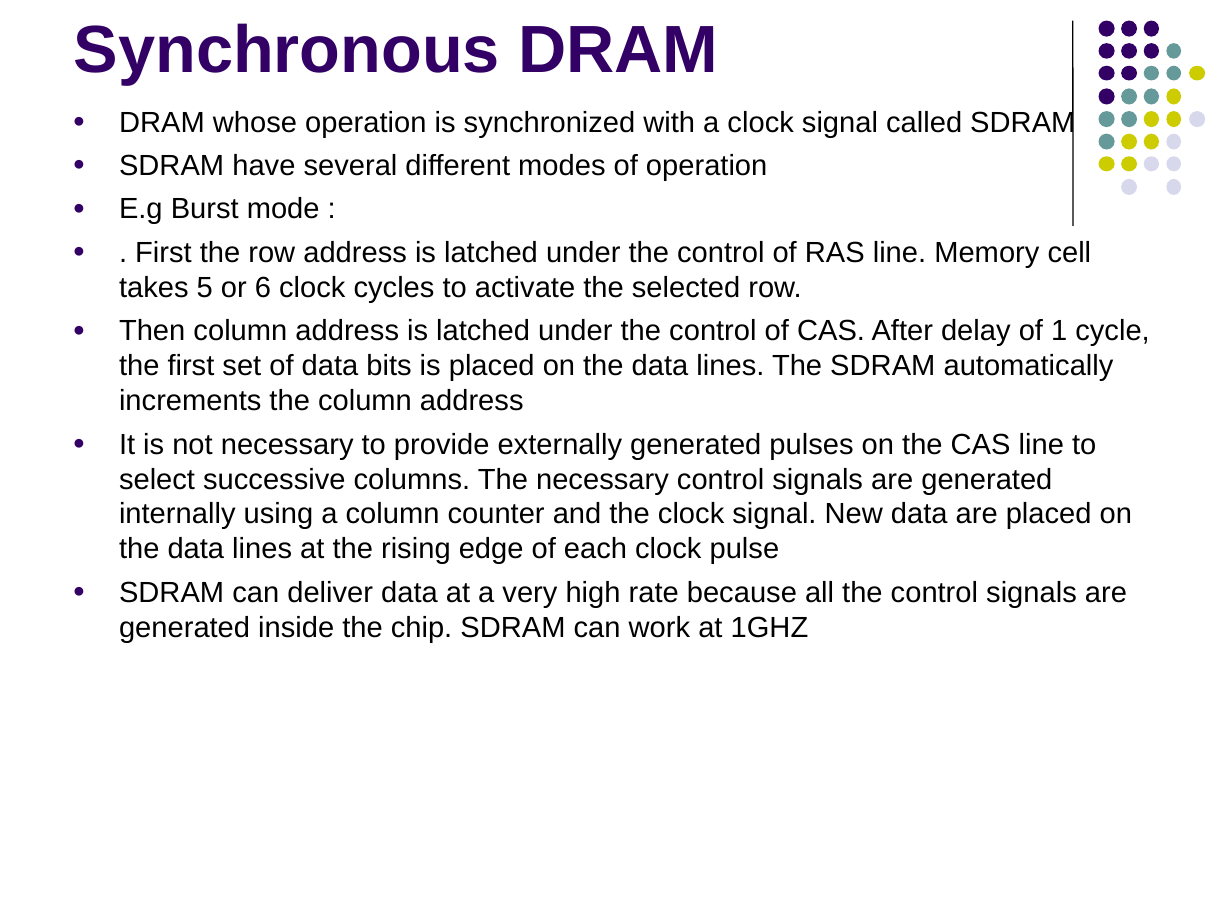
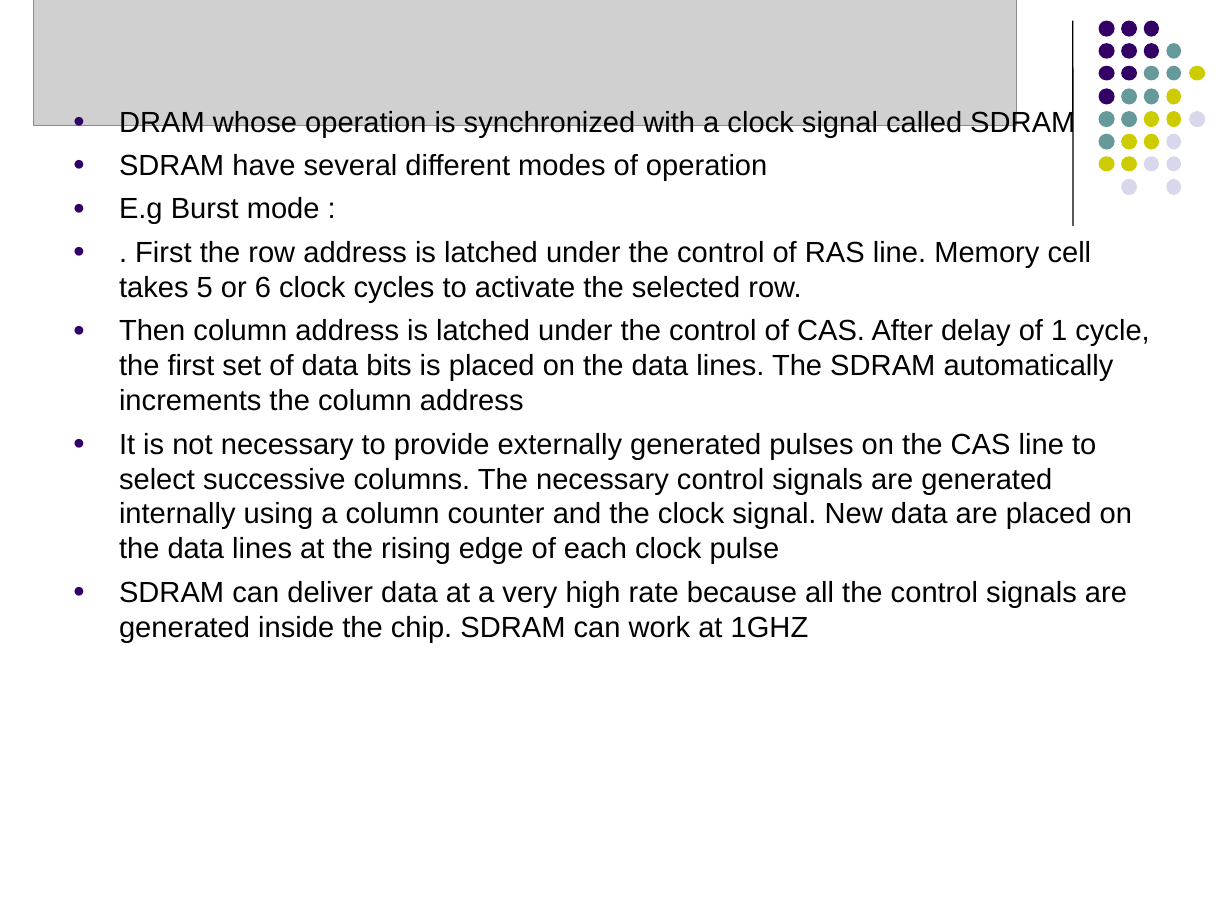
Before and after one commit to Khushi130404/Assembly_8085_Processor, a slide deck: slide 26 of CO_Study/7_memeory1_ams.ppt. Drawn at 1232x924 pixels with LibreOffice and Linux fonts; fonts in the diff are those of the drawing; grey boxes stand for pictures. Boxes give left, top, right and bottom in pixels: in the first picture for what was removed or moved away, otherwise in the second. Text is boxed around its words. In the diff, an @@ line names an element or a change of style, - is before the commit and + after.

```diff
--- a/CO_Study/7_memeory1_ams.ppt
+++ b/CO_Study/7_memeory1_ams.ppt
@@ picture added at box(33, 0, 1016, 126) @@
@@ title removed at box(74, 23, 718, 84) @@
-Synchronous DRAM
```
Also in this commit, not shown: 10 other slides changed, 1 other file.
